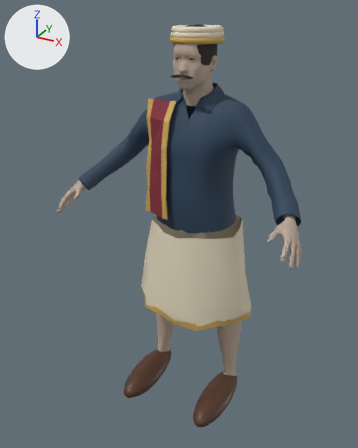
The Blender file WorkingAssets/NPCs/households/merchant/merchant.blend: old version first, new version second.
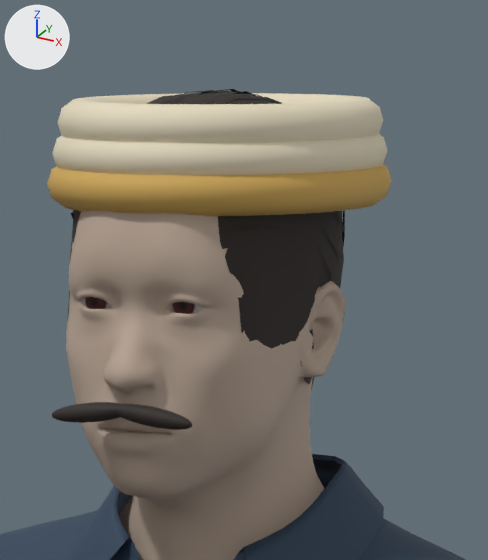
Old and new are each drawn whole from a 50 mm camera at (0.893, -1.797, 1.708) aimed at (-0.049, -0.083, 0.851) and again close up on the part from 45% to 67% of the width and 2% to 22% of the height. The axes (+X, +Y, +Z) are drawn at upper left. The lights are the same throughout. The last two pictures show the newer version.

The first close-up shows 'Farmer_eyes', 'Farmer_hair', 'Fitted cotton upper base', 'Fitted turban fold 0', 'Fitted turban fold 1', 'Fitted turban fold 2', 'Tailored moustache -1', 'Tailored moustache 1', 'village_farmer_MakeHuman_body'.
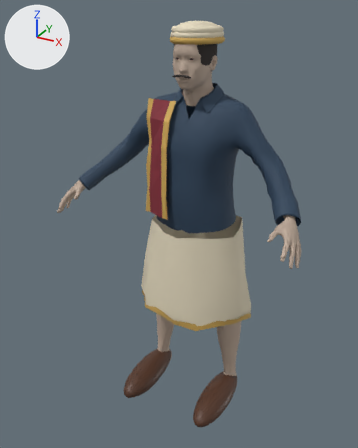
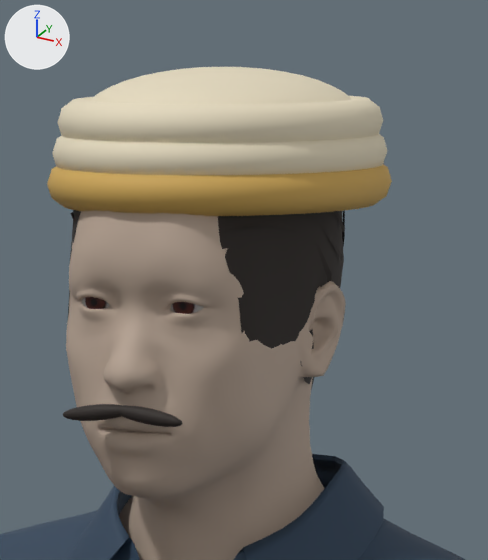
Edits to the bpy script that builds the scene:
```text
Change me_sphere_004:
    used by ob_tailored_moustache__1; location = (-0.02, -0.154, 1.474); rotation_euler = (0.0, -0.12, 0.0), in degrees (0, -6.9, 0)
    remove me_sphere_004.from_pydata(...)  # 266 vertices, 288 faces; spans x -0.027..0.027, y -0.006..0.006, z -0.0055..0.0055
    add me_sphere_004.from_pydata(...)  # 266 vertices, 288 faces; spans x -0.023..0.023, y -0.0045..0.0045, z -0.0045..0.0045
    me_sphere_004 part 1: 266 vertices removed from x -0.027..0.027, y -0.006..0.006, z -0.0055..0.0055; 266 vertices added at x -0.023..0.023, y -0.0045..0.0045, z -0.0045..0.0045, forming a UV sphere (24 segments, 12 rings, poles along z)
Change me_sphere_005:
    used by ob_tailored_moustache_1; location = (0.02, -0.154, 1.474); rotation_euler = (0.0, 0.12, 0.0), in degrees (0, 6.9, 0)
    remove me_sphere_005.from_pydata(...)  # 266 vertices, 288 faces; spans x -0.027..0.027, y -0.006..0.006, z -0.0055..0.0055
    add me_sphere_005.from_pydata(...)  # 266 vertices, 288 faces; spans x -0.023..0.023, y -0.0045..0.0045, z -0.0045..0.0045
    me_sphere_005 part 2: 266 vertices removed from x -0.027..0.027, y -0.006..0.006, z -0.0055..0.0055; 266 vertices added at x -0.023..0.023, y -0.0045..0.0045, z -0.0045..0.0045, forming a UV sphere (24 segments, 12 rings, poles along z)
Add me_sphere_003_1:
    me_sphere_003_1.from_pydata(...)  # a UV sphere (48 segments, 20 rings, poles along z) spanning x -0.079..0.079, y -0.095..0.095, z -0.027..0.027
    me_sphere_003_1.polygons.foreach_set('use_smooth', [True] * 960)
    me_sphere_003_1.materials.append(mat_fine_cream_woven_cotton)  # beige #e5dabf
Change ob_tailored_moustache__1:
    ob_tailored_moustache__1.location: (-0.02, -0.154, 1.474) -> (-0.017, -0.153, 1.474)
Change ob_tailored_moustache_1:
    ob_tailored_moustache_1.location: (0.02, -0.154, 1.474) -> (0.017, -0.153, 1.474)
Add ob_fitted_turban_crown:
    ob_fitted_turban_crown = bpy.data.objects.new('Fitted turban crown', me_sphere_003_1)
    ob_fitted_turban_crown.location = (0.0, -0.03, 1.632)
```

What differs and where, as boxes [x1, y1, x2, y2] in the close-ups (488 x 560 px):
'Fitted turban crown', added (beige): after [90, 67, 352, 104]
'Tailored moustache 1', reshaped, moved (15% narrower, 15% shorter): before [118, 404, 192, 430]; after [120, 405, 183, 427]
'Tailored moustache -1', reshaped, moved (13% narrower, 18% shorter): before [52, 402, 120, 423]; after [63, 404, 122, 421]
